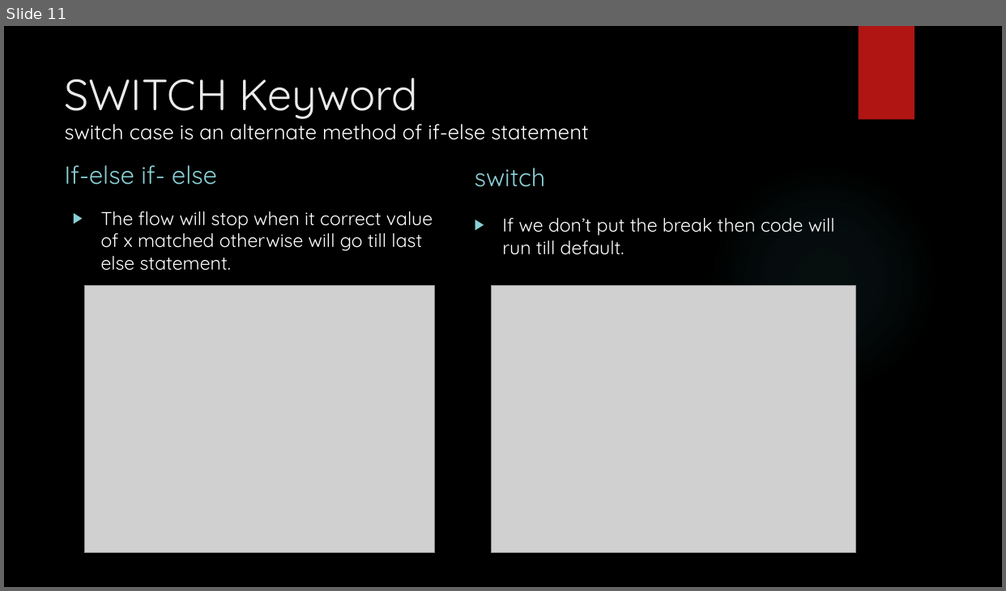
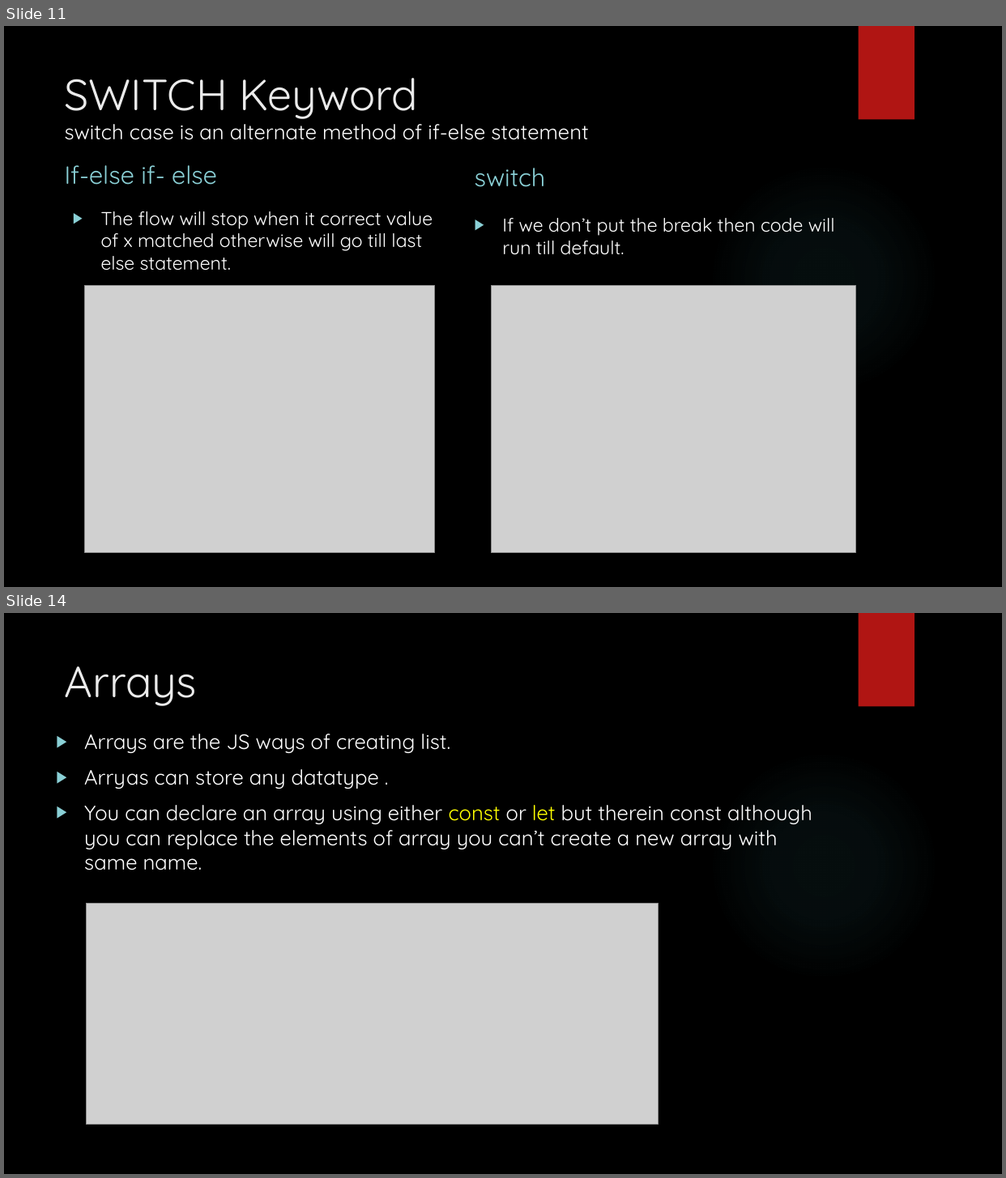
Before and after one commit to git-chinmay/my-JavaScript, a slide deck: JAVASCRPT.pptx. Shown one above the other, each under a label of ours: slide 11 before the commit, slides 11 and 14 after it; the slides between them are not shown. The pictures are 1006x591 and 1006x1178 pixels, drawn with LibreOffice and Linux fonts; fonts in the diff are those of the drawing; grey boxes stand for pictures; background and template pictures are left out. Boxes give left, top, right and bottom in pixels: in the first picture for what was removed or moved away, otherwise in the second. Text is boxed around its words. In the diff, an @@ line names an element or a change of style, - is before the commit and + after.

Commit message:
Added Function and Array to PPT

```diff
--- a/JAVASCRPT.pptx
+++ b/JAVASCRPT.pptx
@@ slide 14 added at (x1=4, y1=613, x2=1002, y2=1174), background picture (left out); not listed: 2 template elements that a slide beside it also shows @@
@@ title added at (x1=65, y1=666, x2=197, y2=706), 42 pt, text #EBEBEB @@
+Arrays
@@ text added at (x1=84, y1=734, x2=812, y2=871), 20 pt, text #FFFFFF @@
+▶ Arrays are the JS ways of creating list.
+▶ Arryas can store any datatype .
+▶ You can declare an array using either const or let but therein const although you can replace the elements of array you can’t create a new array with same name.
@@ picture added at (x1=87, y1=904, x2=658, y2=1125) @@
```
Also in this commit, not shown: 3 other slides added.
